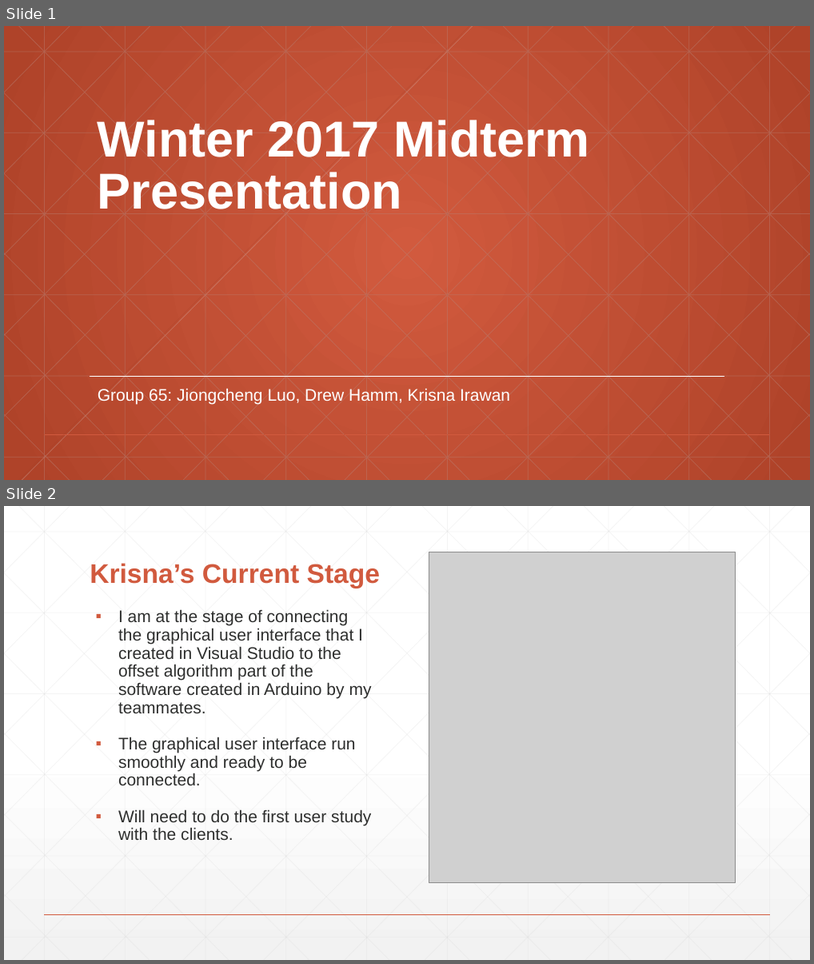
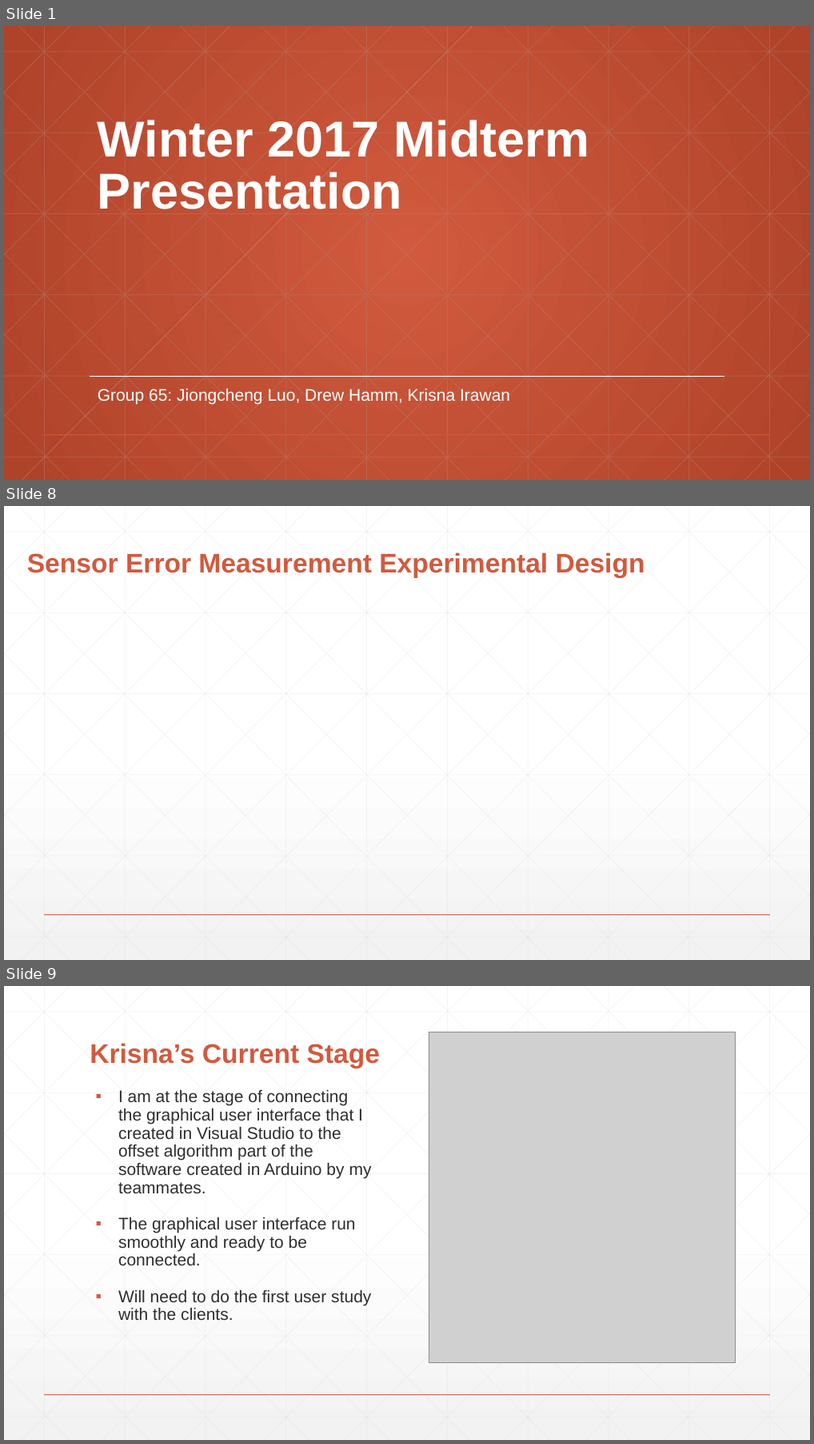
Before and after one commit to gijonc/CapstoneProject-OSU-65, a slide deck: winter-2017-Report/winter2017mid.pptx. Shown one above the other, each under a label of ours: slides 1 and 2 before the commit, slides 1, 8 and 9 after it; the slides between them are not shown. The pictures are 814x964 and 814x1444 pixels, drawn with LibreOffice and Linux fonts; fonts in the diff are those of the drawing; grey boxes stand for pictures. Boxes give left, top, right and bottom in pixels: in the first picture for what was removed or moved away, otherwise in the second. Text is boxed around its words. In the diff, an @@ line names an element or a change of style, - is before the commit and + after.

```diff
--- a/winter-2017-Report/winter2017mid.pptx
+++ b/winter-2017-Report/winter2017mid.pptx
@@ slide 8 added at (4, 506, 810, 960), background gradient #FFFFFF to #F2F2F2; not listed: 47 template elements that a slide beside it also shows @@
@@ title added at (27, 552, 646, 578), 32 pt, text #D15A3E, bold @@
+Sensor Error Measurement Experimental Design
@@ what was slide 2 is now slide 9 @@
```
Also in this commit, not shown: 6 other slides added, 9 other files.
